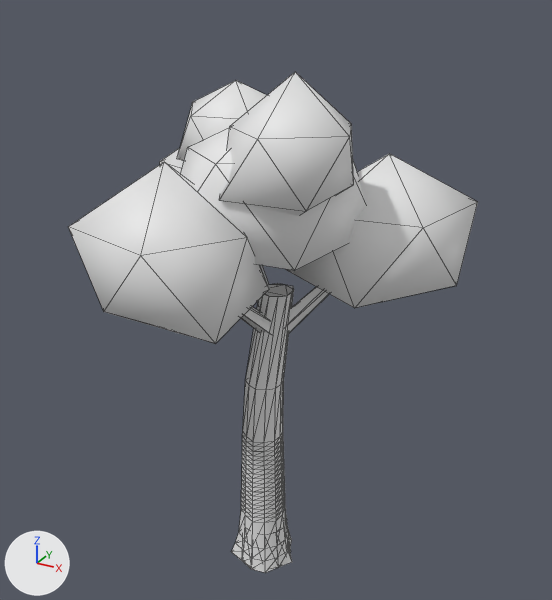
Renders of the glTF model models/variants/tree_v4.glb from each side of a commit.
The view is the same before and after, from a camera (50 mm lens) standing at (3.05, -5.32, 5.49) and looking at (0.09, 0.07, 2.79). Lighting does not change. The marker at lower left points along +X, +Y and +Z. The first picture is the older version. Mesh edges are drawn as thin lines. Vertices at exactly the same position are counted once.

Objects in the first picture: 'Body_Canopy0', 'Body_Canopy1', 'Body_Canopy2', 'Body_Canopy3', 'Body_Canopy4', 'Body_Canopy5', 'Body_Limb0', 'Body_Trunk' and 3 more.
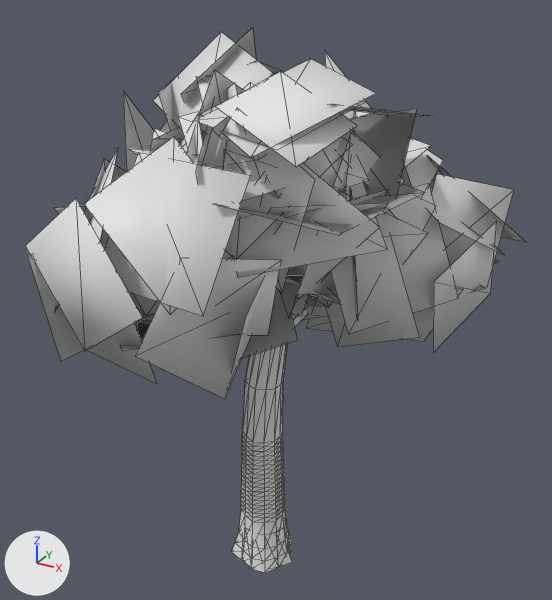
The change, as a list of edits to the scene's bpy script:
```text
Change me_body_canopy0:
    used by ob_body_canopy0; location = (0.879, 0.546, 3.384); rotation_euler = (0.0, 0.0, 0.435), in degrees (0, 0, 25)
    remove me_body_canopy0.from_pydata(...)  # 12 vertices, 20 faces; spans x -0.85..0.75, y -0.8..0.78, z -0.63..0.69
    add me_body_canopy0.from_pydata(...)  # 116 vertices, 72 faces; spans x -1.14..1.14, y -1.17..1.09, z -1.08..1.14
    me_body_canopy0 part 1: the whole mesh is rebuilt
Change me_body_canopy1:
    used by ob_body_canopy1; location = (-0.708, 0.636, 3.56); rotation_euler = (0.0, 0.0, -0.0596), in degrees (0, 0, -3.4)
    remove me_body_canopy1.from_pydata(...)  # 12 vertices, 20 faces; spans x -0.82..0.8, y -0.76..0.65, z -0.56..0.68
    add me_body_canopy1.from_pydata(...)  # 104 vertices, 66 faces; spans x -1.13..1.23, y -0.97..1.02, z -1.01..0.96
    me_body_canopy1 part 2: the whole mesh is rebuilt
Change me_body_canopy2:
    used by ob_body_canopy2; location = (-0.269, -0.944, 3.449); rotation_euler = (0.0, 0.0, -2.477), in degrees (0, 0, -142)
    remove me_body_canopy2.from_pydata(...)  # 12 vertices, 20 faces; spans x -0.76..0.72, y -0.81..0.81, z -0.61..0.74
    add me_body_canopy2.from_pydata(...)  # 120 vertices, 74 faces; spans x -1.06..1.26, y -1.3..0.96, z -0.85..0.94
    me_body_canopy2 part 3
    11 vertices are removed from x -0.76..0.72, y -0.81..0.81, z -0.61..0.74
    20 faces are deleted
    119 vertices are added at x -1.06..1.26, y -1.3..0.96, z -0.85..0.94
    74 new faces join them
Change me_body_canopy3:
    used by ob_body_canopy3; location = (0.1, 0.0, 3.85); rotation_euler = (0.0, 0.0, -2.786), in degrees (0, 0, -160)
    remove me_body_canopy3.from_pydata(...)  # 12 vertices, 20 faces; spans x -0.86..0.8, y -0.97..0.91, z -0.67..0.62
    add me_body_canopy3.from_pydata(...)  # 140 vertices, 84 faces; spans x -1.19..1.07, y -1.16..1.31, z -1.23..1.01
    me_body_canopy3 part 4: the whole mesh is rebuilt
Change me_body_canopy4:
    used by ob_body_canopy4; location = (0.5, -0.4, 4.2); rotation_euler = (0.0, 0.0, -1.572), in degrees (0, 0, -90)
    remove me_body_canopy4.from_pydata(...)  # 12 vertices, 20 faces; spans x -0.49..0.529, y -0.576..0.502, z -0.473..0.6
    add me_body_canopy4.from_pydata(...)  # 76 vertices, 52 faces; spans x -0.907..0.691, y -0.978..0.773, z -0.851..0.646
    me_body_canopy4 part 5: the whole mesh is rebuilt
Change me_body_canopy5:
    used by ob_body_canopy5; location = (-0.45, 0.35, 4.15); rotation_euler = (0.0, 0.0, -2.018), in degrees (0, 0, -116)
    remove me_body_canopy5.from_pydata(...)  # 12 vertices, 20 faces; spans x -0.478..0.448, y -0.479..0.461, z -0.417..0.442
    add me_body_canopy5.from_pydata(...)  # 64 vertices, 46 faces; spans x -0.692..0.889, y -0.881..0.82, z -0.864..0.859
    me_body_canopy5 part 6: the whole mesh is rebuilt
Change ob_body_canopy0:
    ob_body_canopy0.rotation_euler: (0.0, 0.0, 0.435) -> (0.0, 0.0, -3.054)  # degrees (0, 0, 25) -> degrees (0, 0, -175)
Change ob_body_canopy1:
    ob_body_canopy1.rotation_euler: (0.0, 0.0, -0.0596) -> (0.0, 0.0, -2.11)  # degrees (0, 0, -3.4) -> degrees (0, 0, -121)
Change ob_body_canopy2:
    ob_body_canopy2.rotation_euler: (0.0, 0.0, -2.477) -> (0.0, 0.0, 3.136)  # degrees (0, 0, -142) -> degrees (0, 0, 180)
Change ob_body_canopy3:
    ob_body_canopy3.rotation_euler: (0.0, 0.0, -2.786) -> (0.0, 0.0, -2.552)  # degrees (0, 0, -160) -> degrees (0, 0, -146)
Change ob_body_canopy4:
    ob_body_canopy4.rotation_euler: (0.0, 0.0, -1.572) -> (0.0, 0.0, 1.801)  # degrees (0, 0, -90) -> degrees (0, 0, 103)
Change ob_body_canopy5:
    ob_body_canopy5.rotation_euler: (0.0, 0.0, -2.018) -> (0.0, 0.0, 0.993)  # degrees (0, 0, -116) -> degrees (0, 0, 57)
```

Location of each change, [x1, y1, x2, y2] in pixels of the pictures (552 x 600 px):
'Body_Canopy2', reshaped, turned: before [68, 162, 269, 344]; after [25, 131, 303, 399]
'Body_Canopy0', reshaped, turned: before [285, 154, 478, 308]; after [291, 106, 526, 352]
'Body_Canopy4', reshaped, turned: before [219, 72, 354, 216]; after [186, 59, 429, 235]
'Body_Canopy3', reshaped, turned: before [181, 127, 366, 270]; after [151, 52, 405, 320]
'Body_Canopy5', reshaped, turned: before [177, 81, 267, 161]; after [153, 28, 283, 130]
'Body_Canopy1', reshaped, turned: before [160, 148, 184, 174]; after [123, 91, 171, 171]
